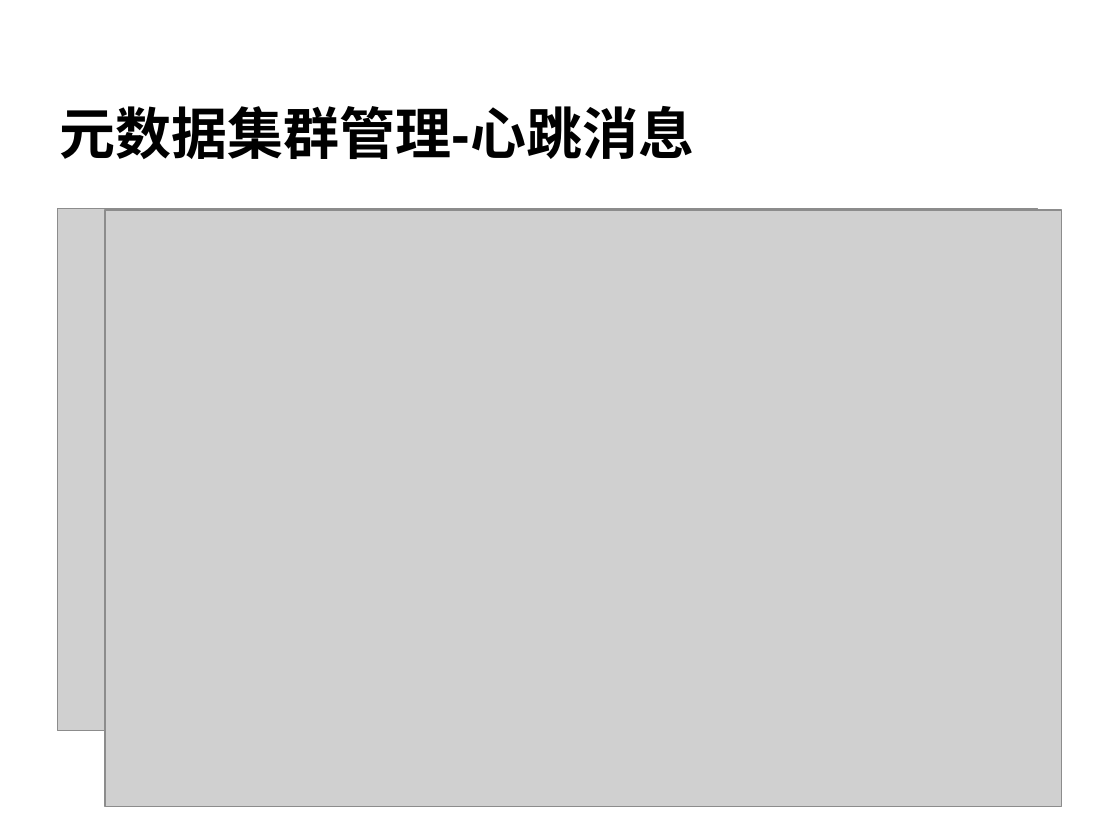
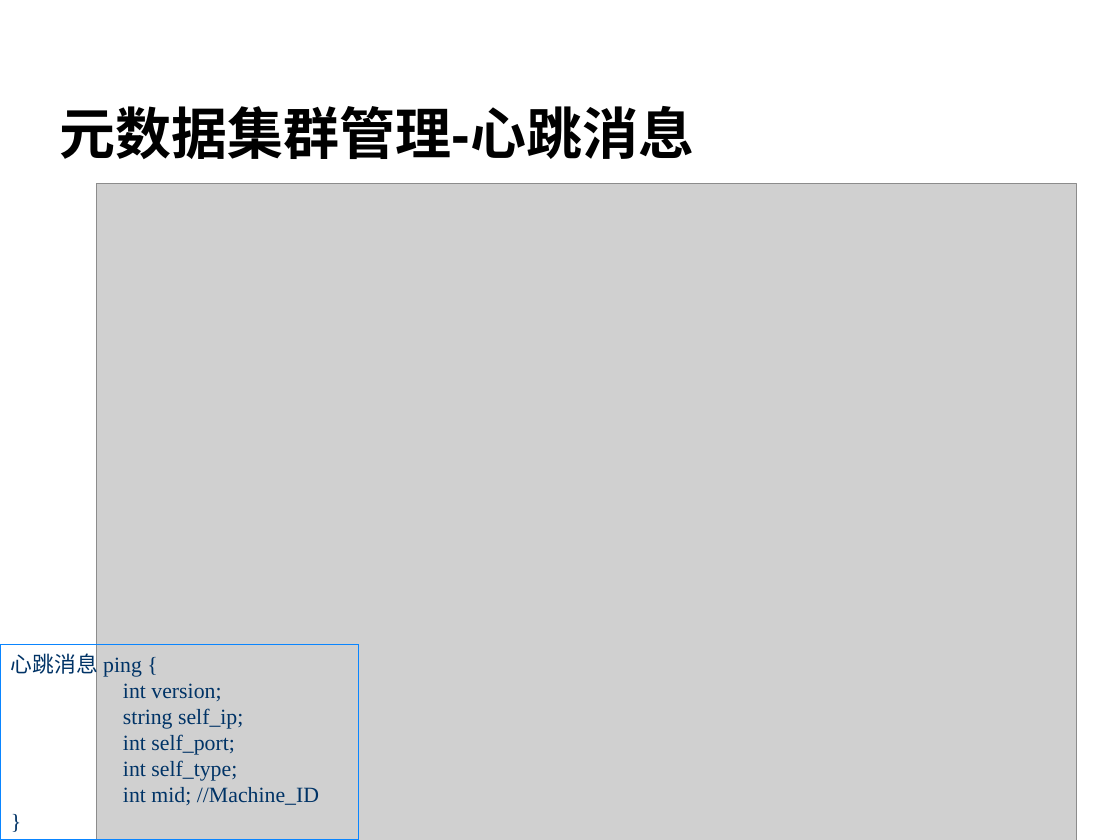
Before and after one commit to cheliequan/idning-paper, a slide deck: slide 16 of draft/答辩.ppt. Drawn at 1120x840 pixels with LibreOffice and Linux fonts; fonts in the diff are those of the drawing; grey boxes stand for pictures; background and template pictures are left out. Boxes give left, top, right and bottom in pixels: in the first picture for what was removed or moved away, otherwise in the second. Text is boxed around its words. In the diff, an @@ line names an element or a change of style, - is before the commit and + after.

```diff
--- a/draft/答辩.ppt
+++ b/draft/答辩.ppt
@@ picture removed at bbox=[57, 208, 1037, 731] @@
@@ picture: place and size @@
-picture at bbox=[105, 211, 1062, 806]
+picture at bbox=[96, 184, 1076, 840]
@@ rectangle added at bbox=[0, 645, 358, 840], outline #0A85FF 0.74 pt, 14 pt, text #003366 @@
+心跳消息 ping {
+int version;
+string self_ip;
+int self_port;
+int self_type;
+int mid; //Machine_ID
+}
```
Also in this commit, not shown: 14 other slides changed, 2 slides added.
